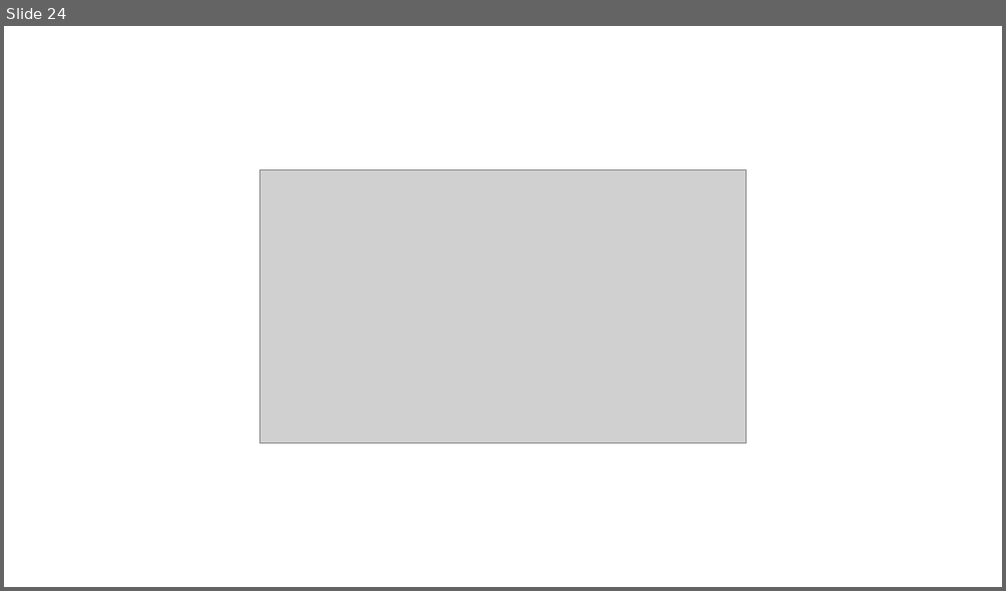
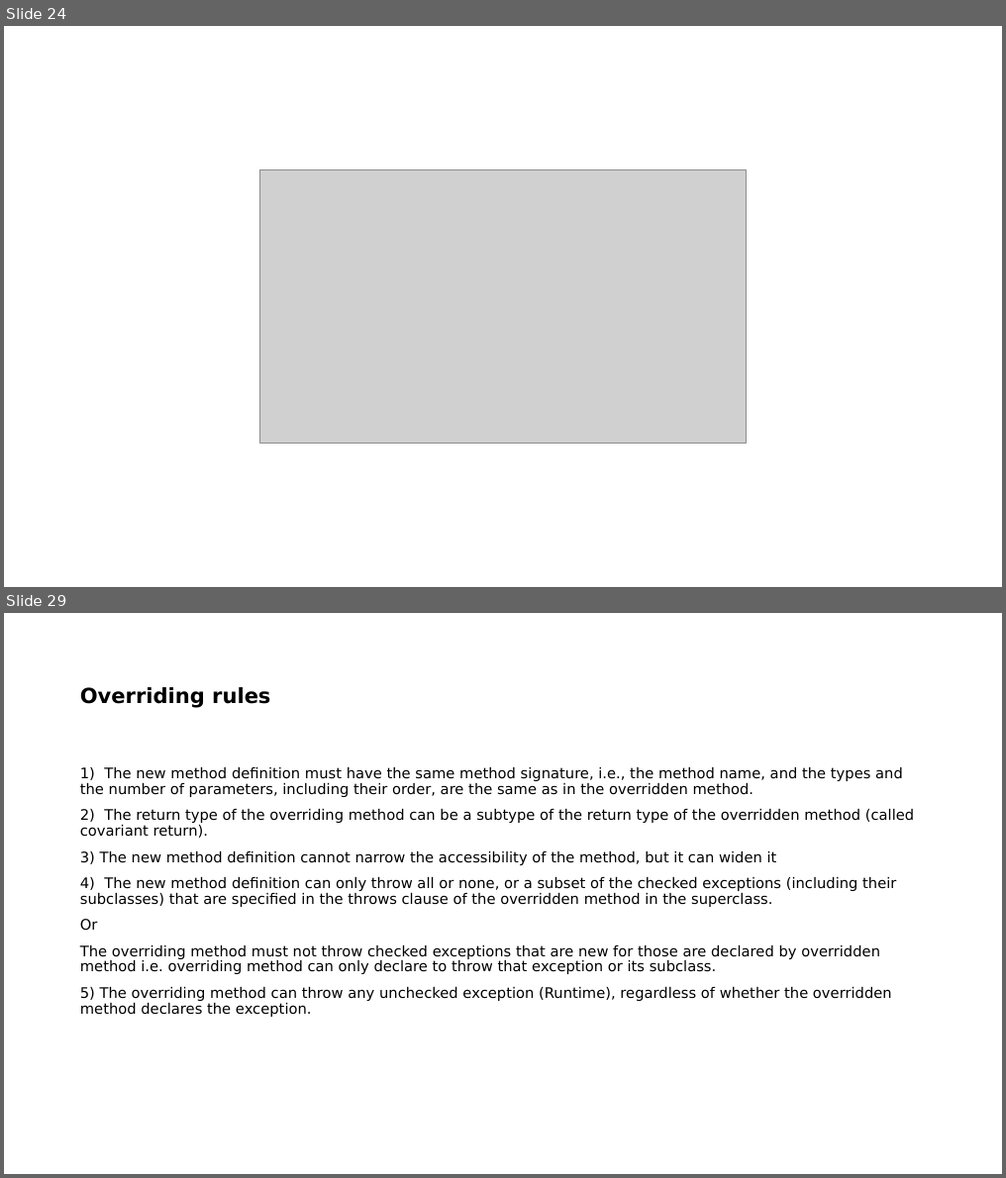
Before and after one commit to indrajeetydv/FSWDT, a slide deck: CoreJavaNotes.pptx. Shown one above the other, each under a label of ours: slide 24 before the commit, slides 24 and 29 after it; the slides between them are not shown. The pictures are 1006x591 and 1006x1178 pixels, drawn with LibreOffice and Linux fonts; fonts in the diff are those of the drawing; grey boxes stand for pictures. Boxes give left, top, right and bottom in pixels: in the first picture for what was removed or moved away, otherwise in the second. Text is boxed around its words. In the diff, an @@ line names an element or a change of style, - is before the commit and + after.

```diff
--- a/CoreJavaNotes.pptx
+++ b/CoreJavaNotes.pptx
@@ slide 29 added at <box>4,613,1002,1174</box>, background #FFFFFF @@
@@ title added at <box>80,687,270,708</box>, 20 pt, text #000000, bold @@
+Overriding rules
@@ text added at <box>80,766,914,1017</box>, 14 pt, text #000000 @@
+1) The new method definition must have the same method signature, i.e., the method name, and the types and the number of parameters, including their order, are the same as in the overridden method.
+2) The return type of the overriding method can be a subtype of the return type of the overridden method (called covariant return).
+3) The new method definition cannot narrow the accessibility of the method, but it can widen it
+4) The new method definition can only throw all or none, or a subset of the checked exceptions (including their subclasses) that are specified in the throws clause of the overridden method in the superclass.
+Or
+The overriding method must not throw checked exceptions that are new for those are declared by overridden method i.e. overriding method can only declare to throw that exception or its subclass.
+5) The overriding method can throw any unchecked exception (Runtime), regardless of whether the overridden method declares the exception.
```
Also in this commit, not shown: 2 slides changed, 2 other slides added.
